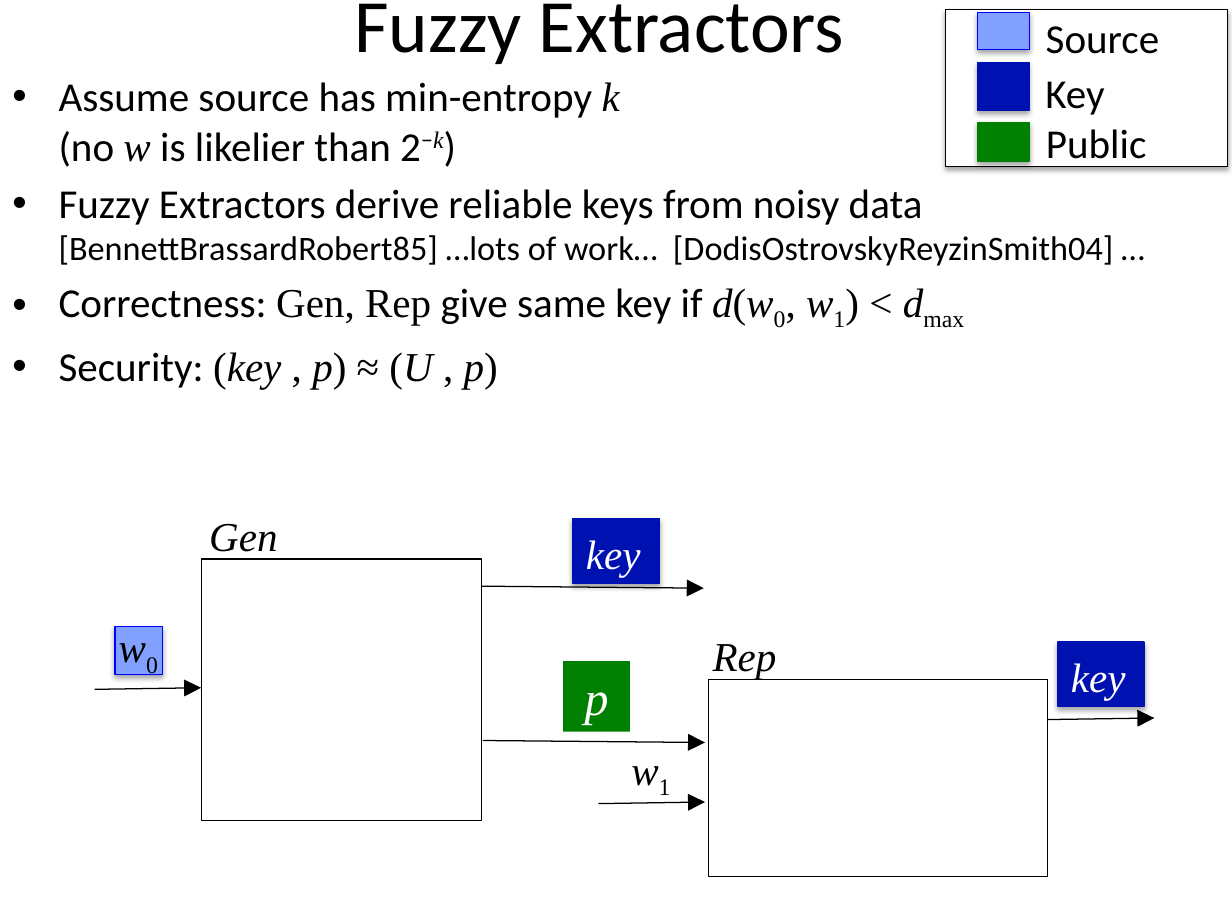
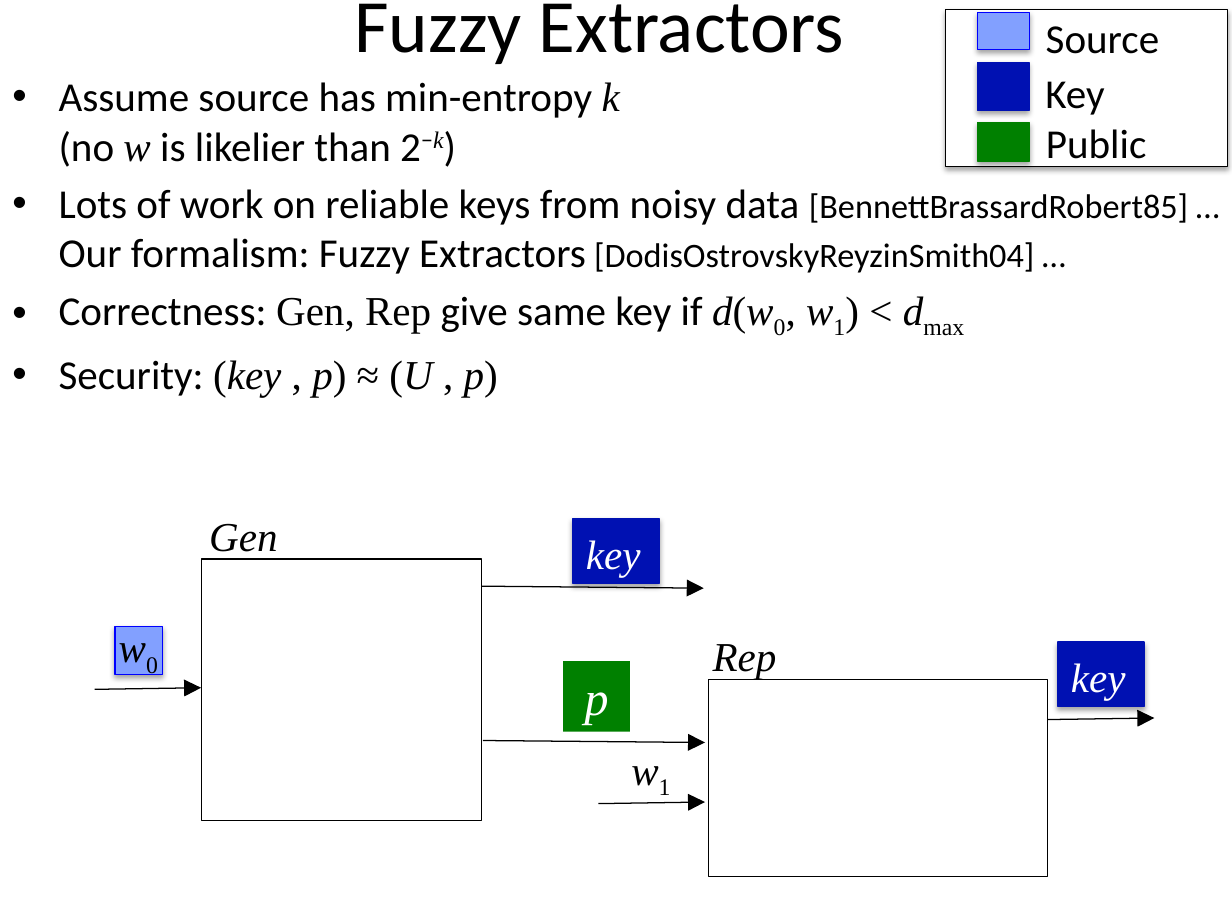
Before and after one commit to xianruimeng/comp-fuzzy-ext, a slide deck: slide 3 of ComputationalFuzzyExtractors-Asiacrypt.pptx. Drawn at 1232x924 pixels with LibreOffice and Linux fonts; fonts in the diff are those of the drawing. Boxes give left, top, right and bottom in pixels: in the first picture for what was removed or moved away, otherwise in the second. Text is boxed around its words. In the diff, an @@ line names an element or a change of style, - is before the commit and + after.

```diff
--- a/ComputationalFuzzyExtractors-Asiacrypt.pptx
+++ b/ComputationalFuzzyExtractors-Asiacrypt.pptx
@@ text at box(59, 189, 1188, 274): text changed; size 20 to 24 pt @@
-• Fuzzy Extractors derive reliable keys from noisy data [BennettBrassardRobert85] …lots of work… [DodisOstrovskyReyzinSmith04] …
+• Lots of work on reliable keys from noisy data [BennettBrassardRobert85] …Our formalism: Fuzzy Extractors [DodisOstrovskyReyzinSmith04] …
```
Also in this commit, not shown: 15 other slides changed, 2 slides added.
